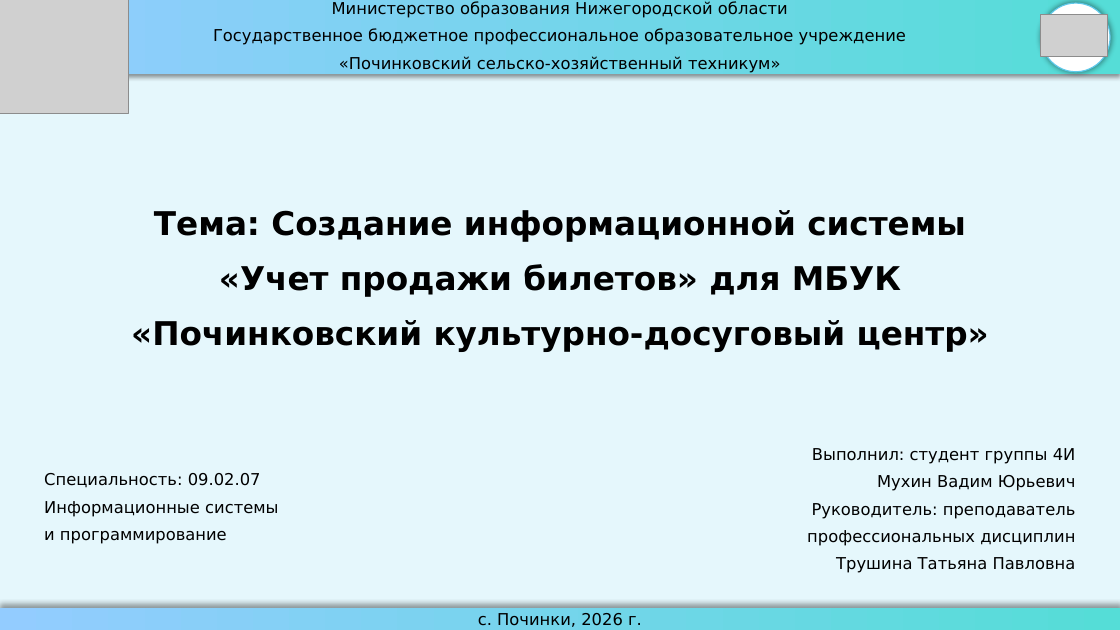
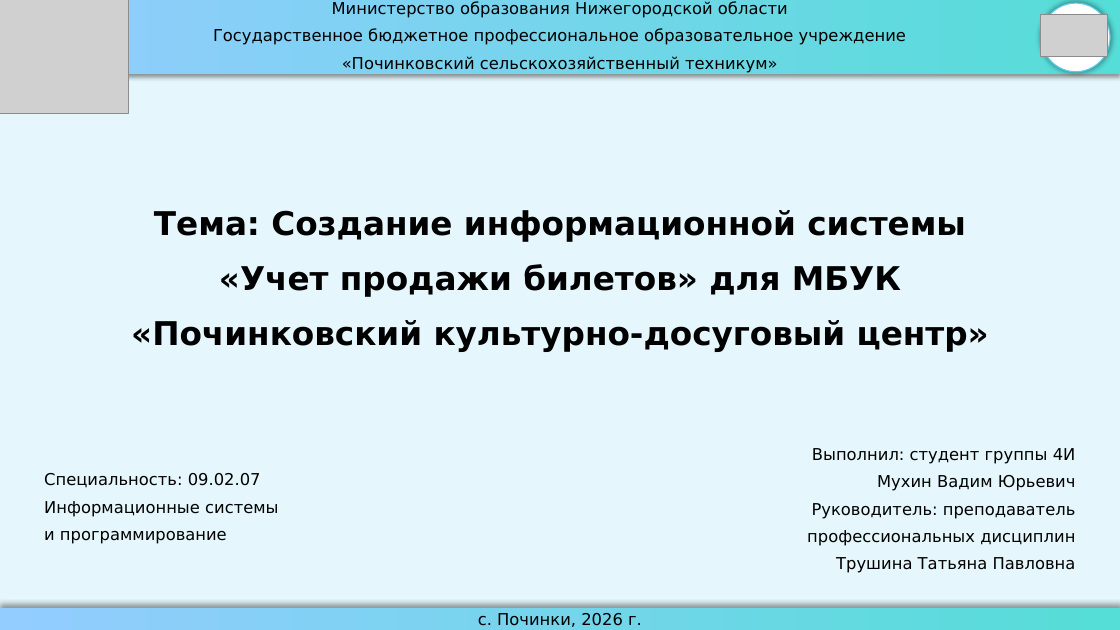
Before and after one commit to vadimtaop/CinemaPremiere, a slide deck: slide 1 of (!) Презентация.pptx. Drawn at 1120x630 pixels with LibreOffice and Linux fonts; fonts in the diff are those of the drawing; grey boxes stand for pictures. Boxes give left, top, right and bottom in pixels: in the first picture for what was removed or moved away, otherwise in the second. Text is boxed around its words. In the diff, an @@ line names an element or a change of style, - is before the commit and + after.

```diff
--- a/(!) Презентация.pptx
+++ b/(!) Презентация.pptx
@@ text at <box>213,1,906,73</box>: text changed @@
-Министерство образования Нижегородской области
-Государственное бюджетное профессиональное образовательное учреждение
-«Починковский сельско-хозяйственный техникум»
+Министерство образования Нижегородской области
+Государственное бюджетное профессиональное образовательное учреждение
+«Починковский сельскохозяйственный техникум»
```
Also in this commit, not shown: 1 other slide changed, 1 other file.
